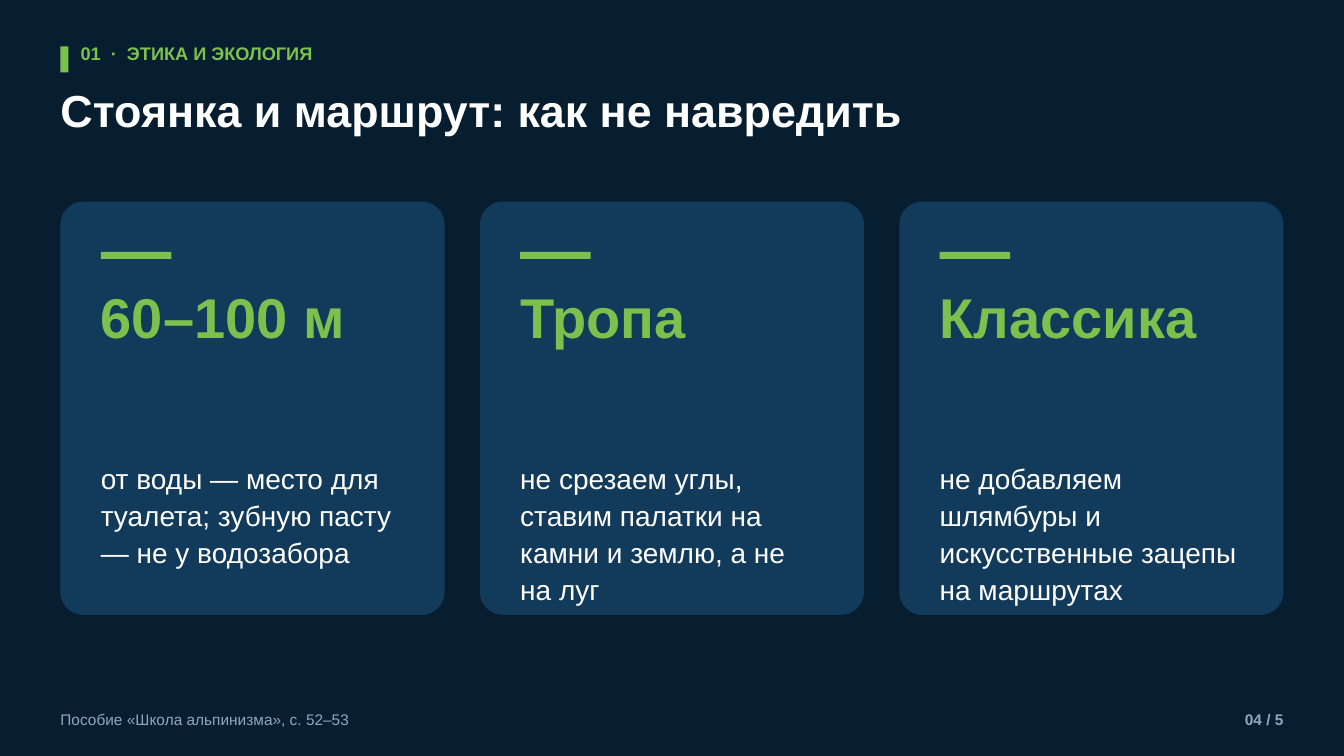
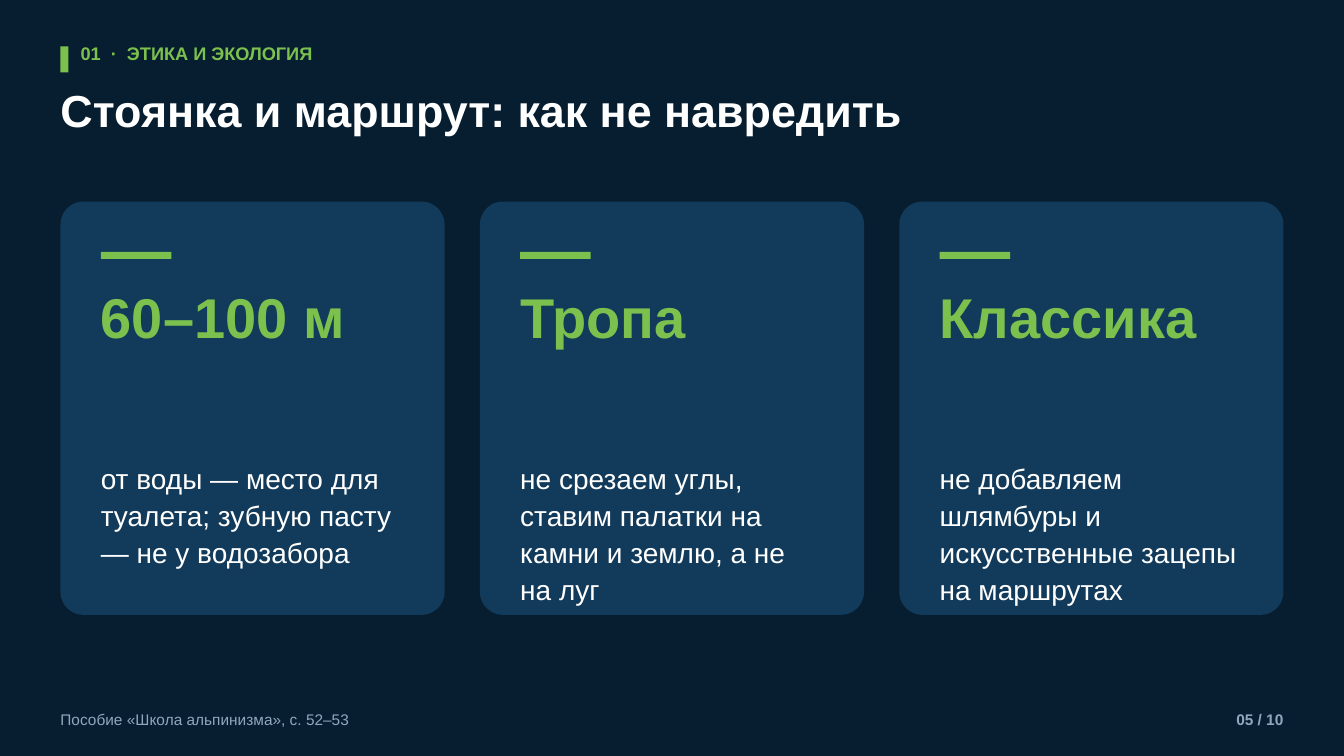
Before and after one commit to kirill54/far-education, a slide deck: slide 5 of presentations/lessons/M06-3_ekologiya.pptx (slide 4 before the commit). Drawn at 1344x756 pixels with LibreOffice and Linux fonts; fonts in the diff are those of the drawing. Boxes give left, top, right and bottom in pixels: in the first picture for what was removed or moved away, otherwise in the second. Text is boxed around its words. In the diff, an @@ line names an element or a change of style, - is before the commit and + after.

```diff
--- a/presentations/lessons/M06-3_ekologiya.pptx
+++ b/presentations/lessons/M06-3_ekologiya.pptx
@@ text at [1236, 714, 1283, 725]: text changed @@
-04 / 5
+05 / 10
```
Also in this commit, not shown: 3 other slides changed, 5 slides added, 20 other files.
